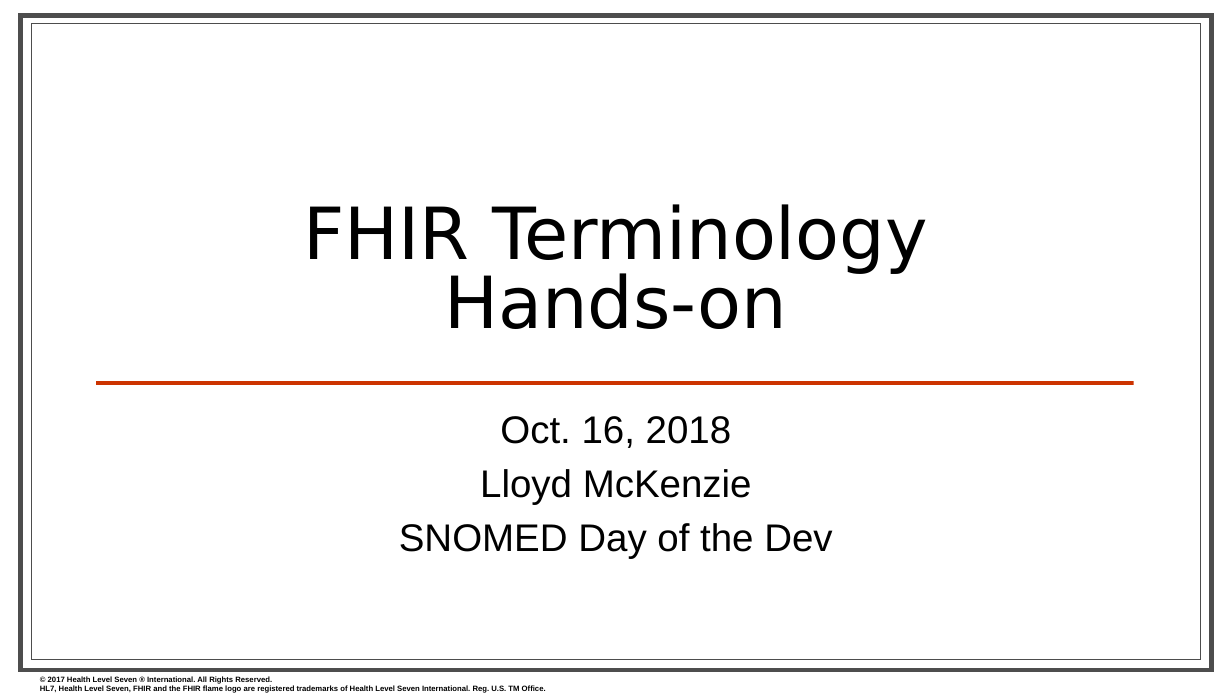
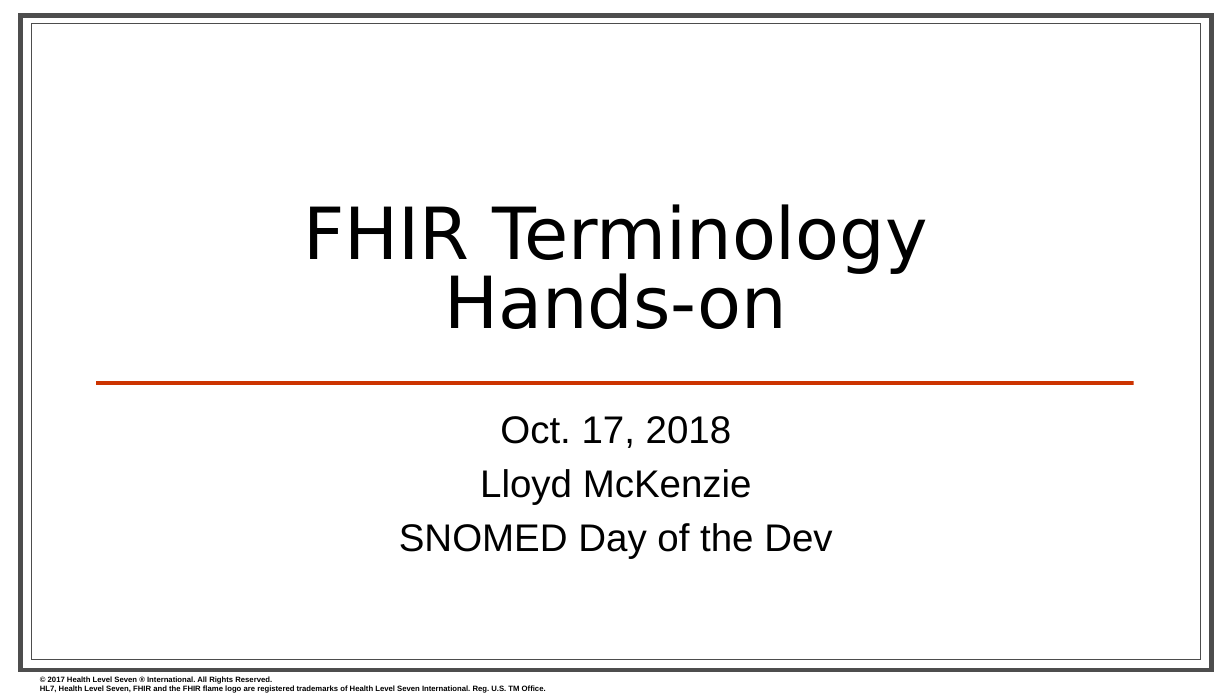
Before and after one commit to FHIR/documents, a slide deck: slide 1 of presentations/2018-10 Day of the Dev/Hands-on.pptx. Drawn at 1232x693 pixels with LibreOffice and Linux fonts; fonts in the diff are those of the drawing; background and template pictures are left out. Boxes give left, top, right and bottom in pixels: in the first picture for what was removed or moved away, otherwise in the second. Text is boxed around its words. In the diff, an @@ line names an element or a change of style, - is before the commit and + after.

```diff
--- a/presentations/2018-10 Day of the Dev/Hands-on.pptx
+++ b/presentations/2018-10 Day of the Dev/Hands-on.pptx
@@ subtitle at [500,416,732,448]: text changed @@
-Oct. 16, 2018
+Oct. 17, 2018
```
Also in this commit, not shown: 1 slide added.
